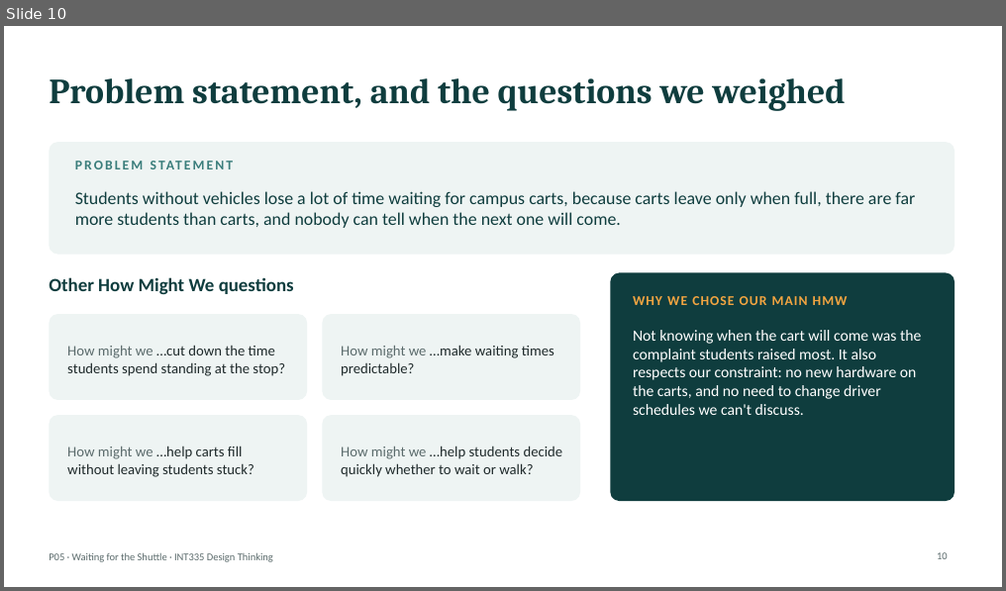
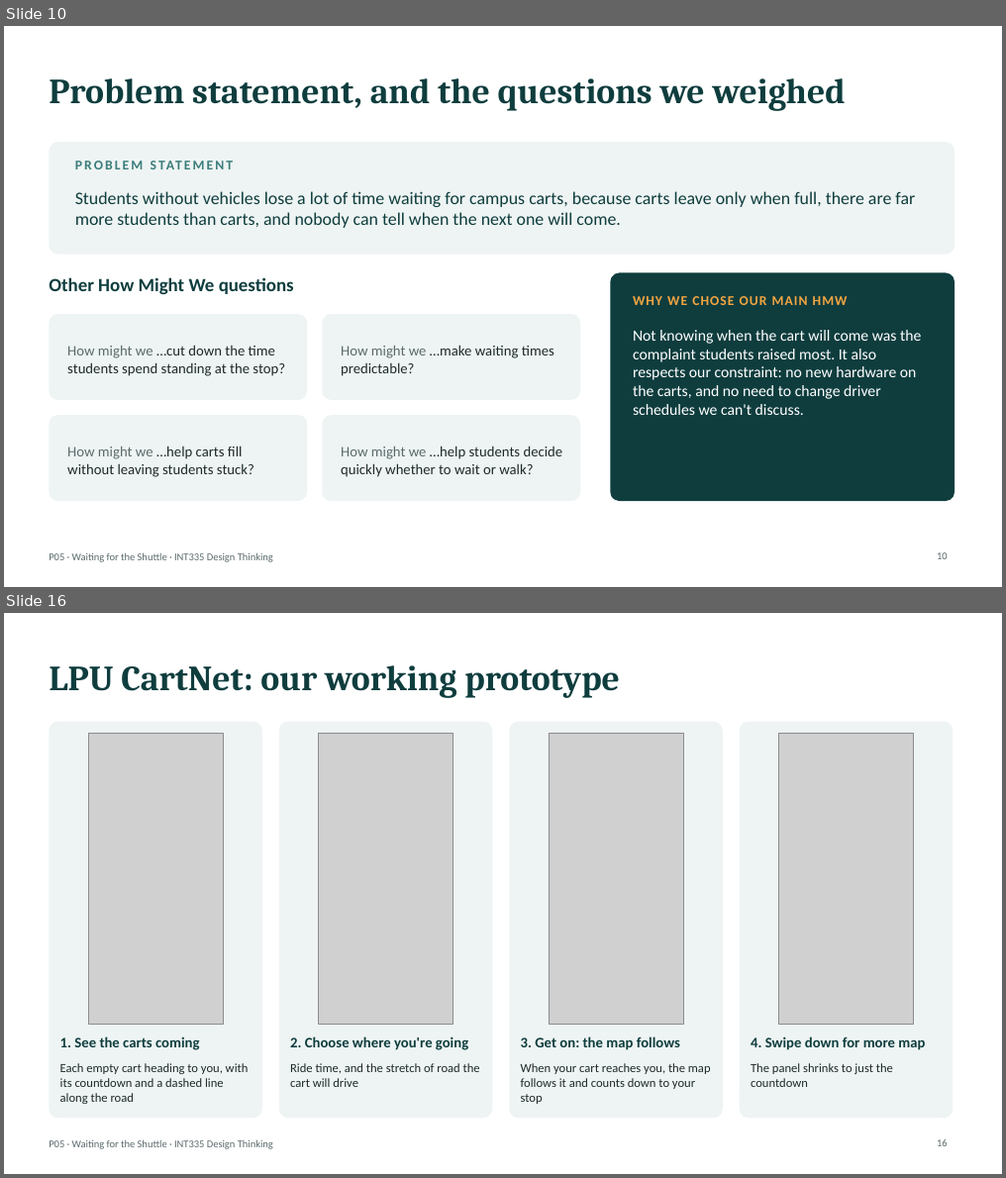
Before and after one commit to ShadowIzzHerZ/waiting-for-the-shuttle, a slide deck: deck/P05_Waiting_for_the_Shuttle.pptx. Shown one above the other, each under a label of ours: slide 10 before the commit, slides 10 and 16 after it; the slides between them are not shown. The pictures are 1006x591 and 1006x1178 pixels, drawn with LibreOffice and Linux fonts; fonts in the diff are those of the drawing; grey boxes stand for pictures. Boxes give left, top, right and bottom in pixels: in the first picture for what was removed or moved away, otherwise in the second. Text is boxed around its words. In the diff, an @@ line names an element or a change of style, - is before the commit and + after.

Commit message:
Deck: prototype section with app screenshots; app: stop names, riding list, labels clear of buttons
Add two Prototype slides (four phone-size screenshots, and what the
prototype is built from) and update the slides that still promised a
paper prototype. build.js now writes next to itself and takes the pptx
skill folder from PPTX_SKILL. App fixes found in the screenshots: a
destination at a stop shows the stop name, the waiting list hides while
riding, and map labels keep clear of the right-hand buttons.

```diff
--- a/deck/P05_Waiting_for_the_Shuttle.pptx
+++ b/deck/P05_Waiting_for_the_Shuttle.pptx
@@ slide 16 added at (4,613,1002,1174), background #FFFFFF; not listed: 1 template element that a slide beside it also shows @@
@@ title added at (49,665,620,698), 34 pt, text #0F3D3E, bold @@
+LPU CartNet: our working prototype
@@ rounded rectangle added at (49,722,262,1118), fill #EEF4F3 @@
@@ rounded rectangle added at (279,722,492,1118), fill #EEF4F3 @@
@@ rounded rectangle added at (509,722,723,1118), fill #EEF4F3 @@
@@ rounded rectangle added at (740,722,952,1118), fill #EEF4F3 @@
@@ picture added at (88,733,223,1025) @@
@@ picture added at (319,733,453,1025) @@
@@ picture added at (549,733,684,1025) @@
@@ picture added at (779,733,914,1025) @@
@@ text added at (60,1037,199,1051), 14 pt, text #0F3D3E, bold @@
+1. See the carts coming
@@ text added at (290,1037,468,1051), 14 pt, text #0F3D3E, bold @@
+2. Choose where you're going
@@ text added at (521,1037,680,1051), 14 pt, text #0F3D3E, bold @@
+3. Get on: the map follows
@@ text added at (750,1037,925,1051), 14 pt, text #0F3D3E, bold @@
+4. Swipe down for more map
@@ text added at (60,1063,249,1104), 12 pt, text #1F2A2B @@
+Each empty cart heading to you, with its countdown and a dashed line along the road
@@ text added at (290,1063,480,1087), 12 pt, text #1F2A2B @@
+Ride time, and the stretch of road the cart will drive
@@ text added at (521,1063,711,1104), 12 pt, text #1F2A2B @@
+When your cart reaches you, the map follows it and counts down to your stop
@@ text added at (750,1063,893,1087), 12 pt, text #1F2A2B @@
+The panel shrinks to just the countdown
@@ page number added at (937,1140,947,1147), 10 pt, text #5B6B6C @@
+16
```
Also in this commit, not shown: 2 slides changed, 1 other slide added, 16 other files.
